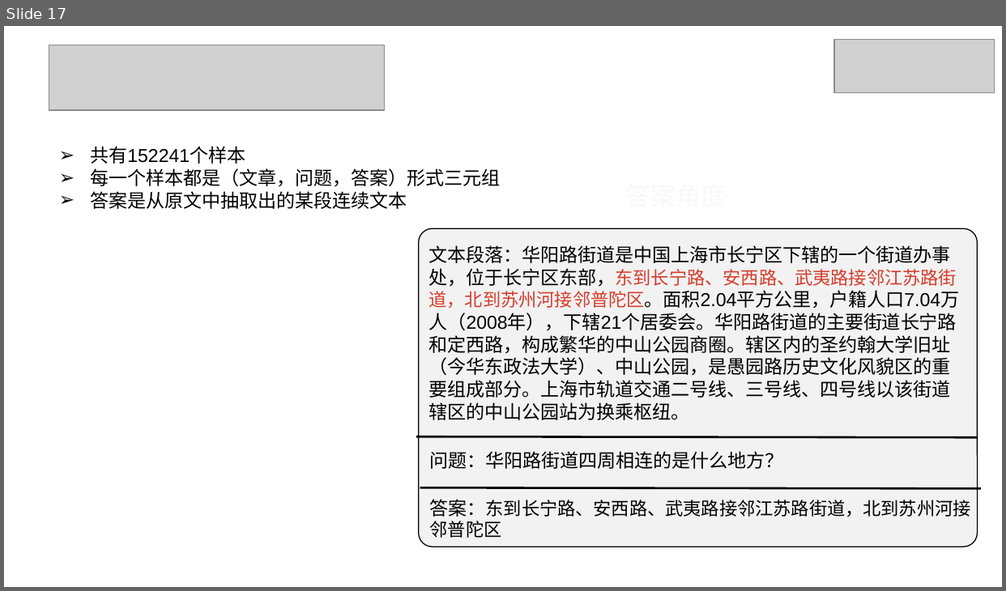
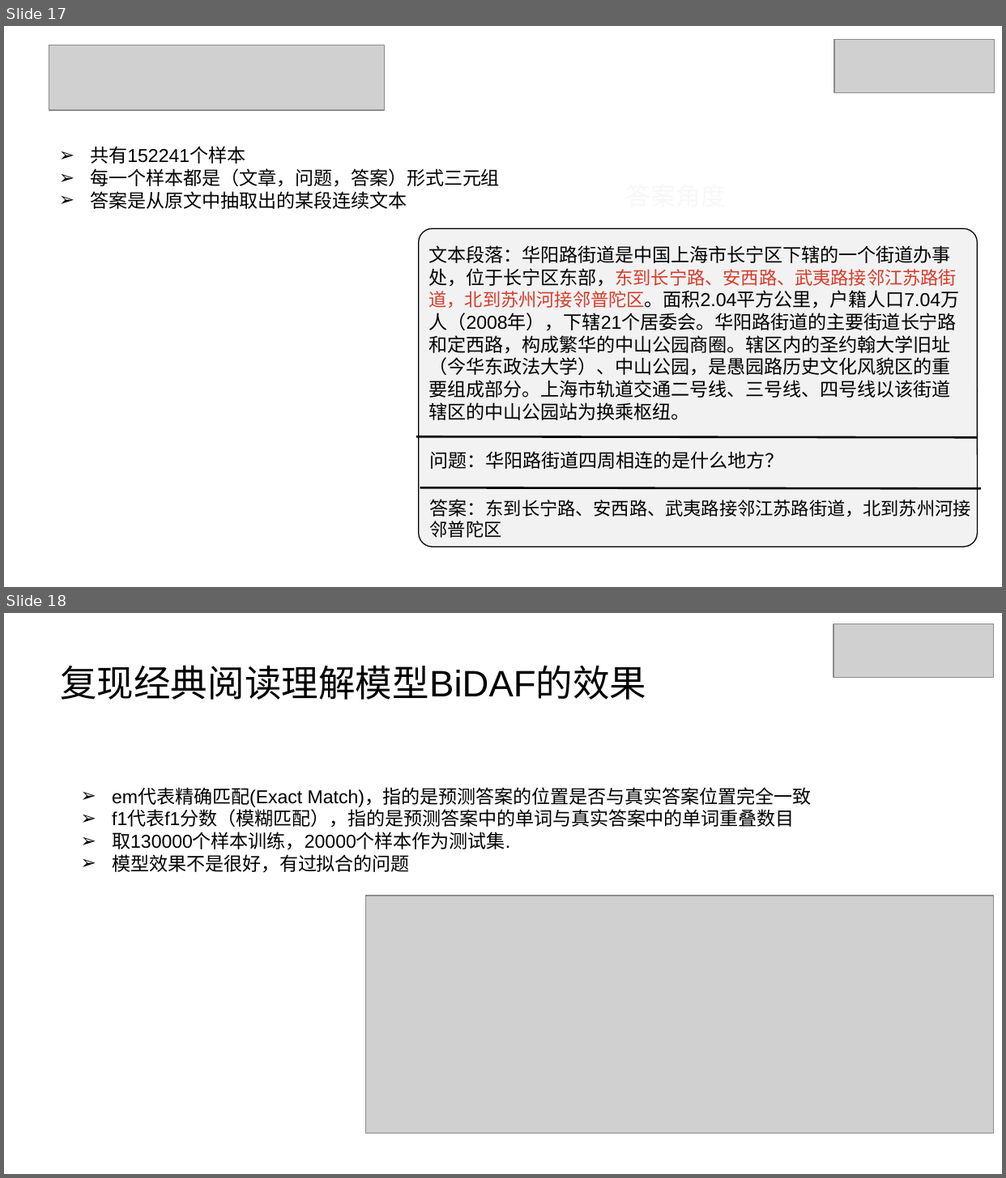
Before and after one commit to xhsun1997/ChineseMRC, a slide deck: 孙相会.pptx. Shown one above the other, each under a label of ours: slide 17 before the commit, slides 17 and 18 after it. The pictures are 1006x591 and 1006x1178 pixels, drawn with LibreOffice and Linux fonts; fonts in the diff are those of the drawing; grey boxes stand for pictures. Boxes give left, top, right and bottom in pixels: in the first picture for what was removed or moved away, otherwise in the second. Text is boxed around its words. In the diff, an @@ line names an element or a change of style, - is before the commit and + after.

```diff
--- a/孙相会.pptx
+++ b/孙相会.pptx
@@ slide 18 added at (4,613,1002,1174), background #FFFFFF @@
@@ picture added at (833,624,993,678) @@
@@ title added at (60,665,646,700), 26.6 pt, text #000000 @@
+复现经典阅读理解模型BiDAF的效果
@@ text added at (112,788,812,873), 13.5 pt, text #000000 @@
+➢ em代表精确匹配(Exact Match)，指的是预测答案的位置是否与真实答案位置完全一致
+➢ f1代表f1分数（模糊匹配），指的是预测答案中的单词与真实答案中的单词重叠数目
+➢ 取130000个样本训练，20000个样本作为测试集.
+➢ 模型效果不是很好，有过拟合的问题
@@ picture added at (365,896,993,1133) @@
```
Also in this commit, not shown: 7 slides changed, 6 other slides added, 12 slides removed.
